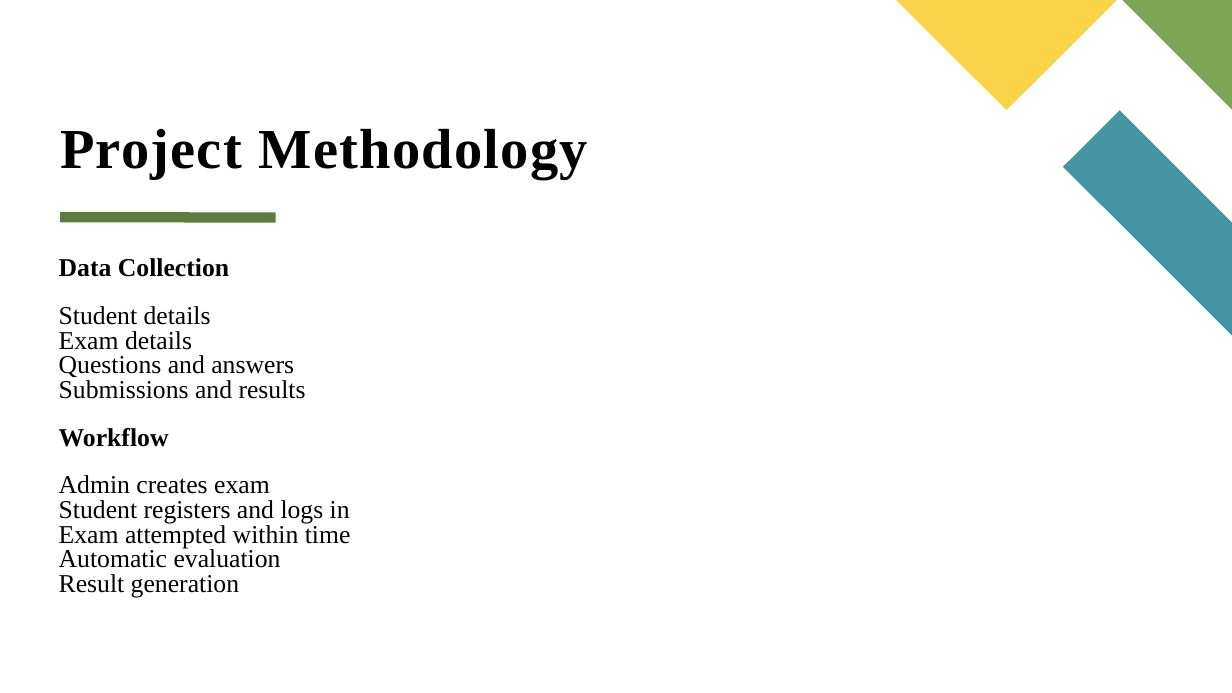
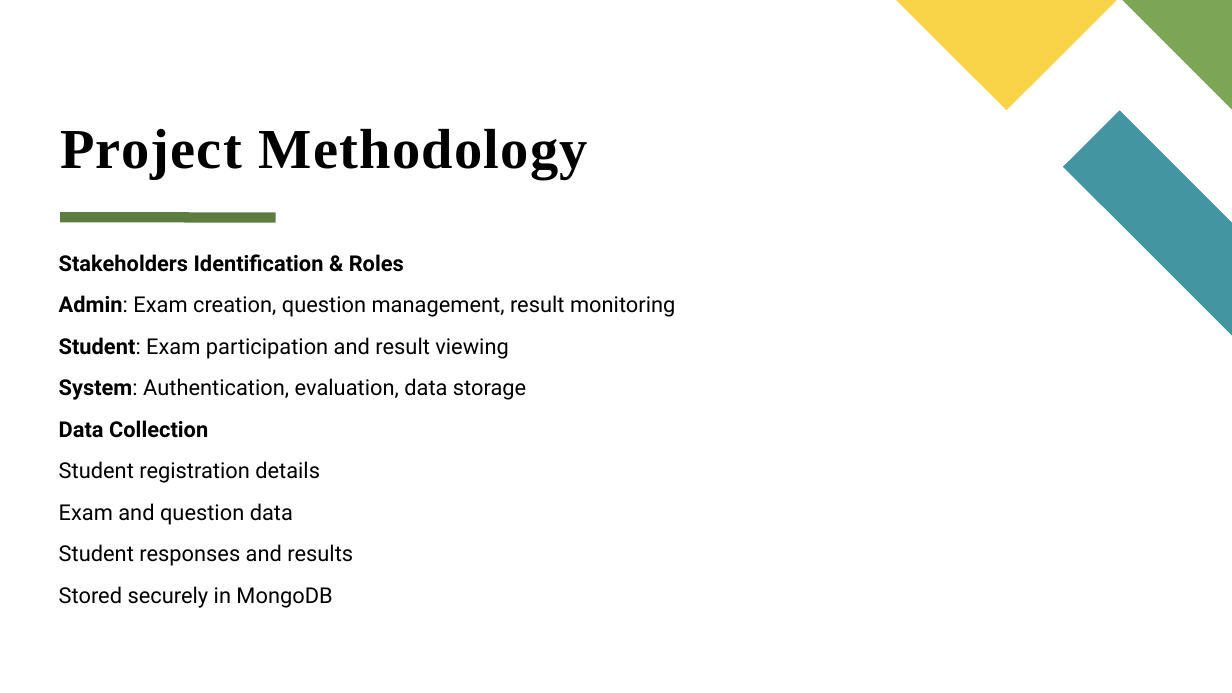
Before and after one commit to Jeevan-018/code-a-thon, a slide deck: slide 9 of Main Project Final Report/Presentation/Seminar PPT Template B24.pptx (slide 8 before the commit). Drawn at 1232x693 pixels with LibreOffice and Linux fonts; fonts in the diff are those of the drawing; background and template pictures are left out. Boxes give left, top, right and bottom in pixels: in the first picture for what was removed or moved away, otherwise in the second. Text is boxed around its words. In the diff, an @@ line names an element or a change of style, - is before the commit and + after.

Commit message:
Update exam management, styles, and dashboard features

```diff
--- a/Main Project Final Report/Presentation/Seminar PPT Template B24.pptx
+++ b/Main Project Final Report/Presentation/Seminar PPT Template B24.pptx
@@ text at (x1=59, y1=254, x2=675, y2=400): paragraphs added @@
+Stakeholders Identification & Roles
+Admin: Exam creation, question management, result monitoring
+Student: Exam participation and result viewing
+System: Authentication, evaluation, data storage
@@ text at (x1=59, y1=420, x2=208, y2=438): size 20 to 17 pt, font Times New Roman to Roboto in "Data Collection"; line spacing 0.8 to 0.7 @@
@@ text at (x1=59, y1=461, x2=353, y2=608): text changed; size 20 to 17 pt; font Times New Roman to Roboto @@
-Student details
-Exam details
-Questions and answers
-Submissions and results
-Workflow
-Admin creates exam
-Student registers and logs in
-Exam attempted within time
-Automatic evaluation
-Result generation
+Student registration details
+Exam and question data
+Student responses and results
+Stored securely in MongoDB
```
Also in this commit, not shown: 5 other slides changed, 2 slides added, 2 slides removed, 9 other files.
